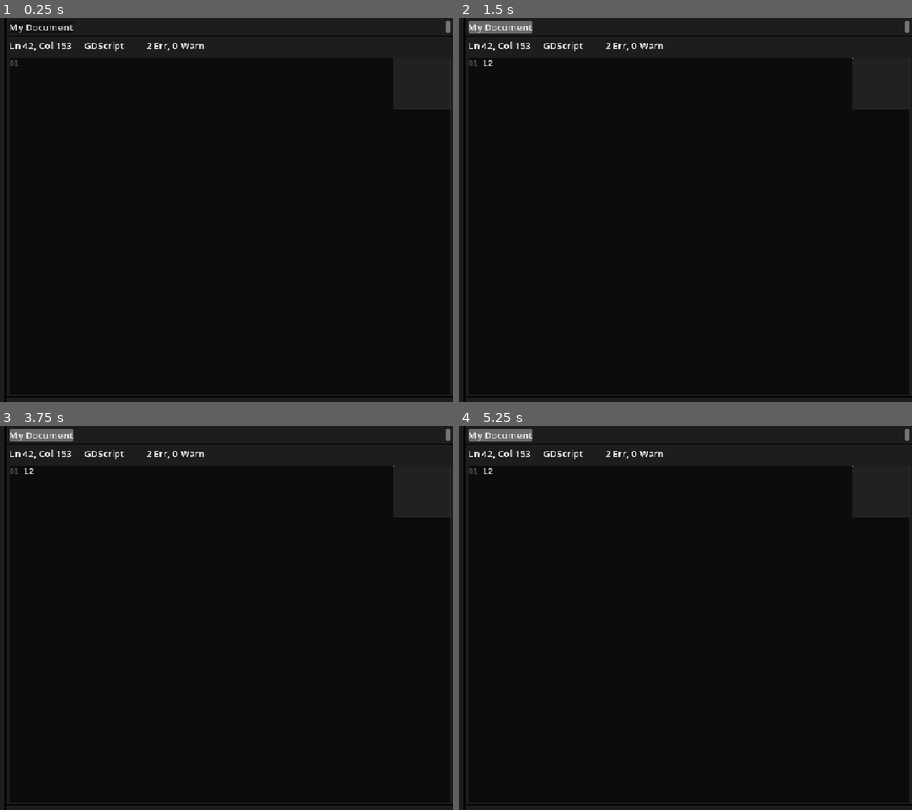
Above: before the commit, frames 1-4 (two rows, left to right).
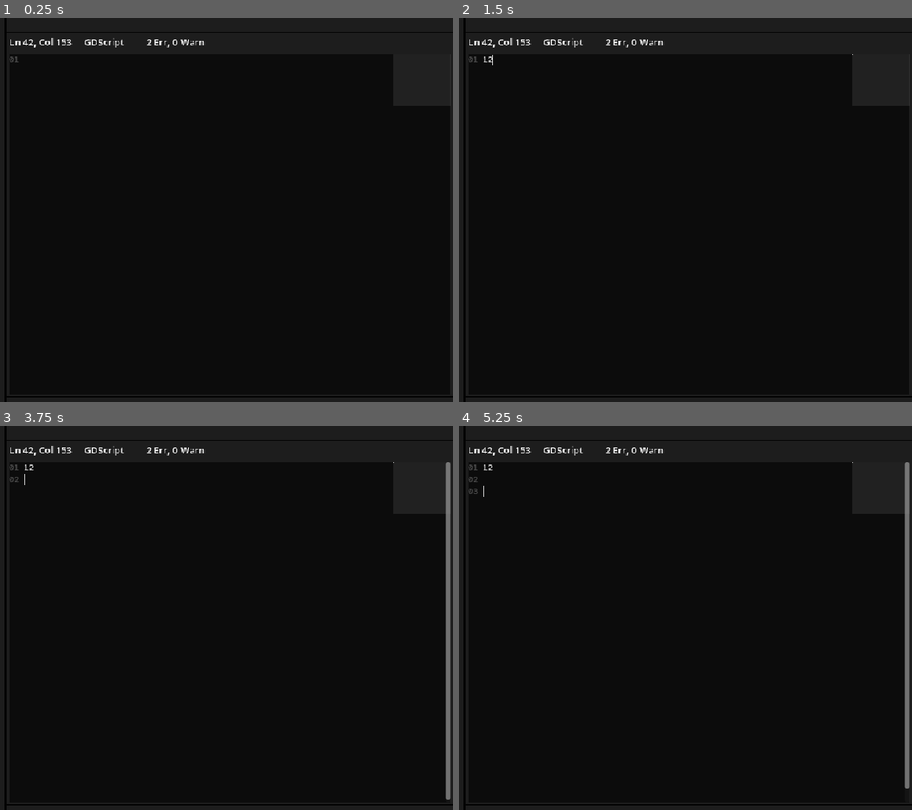
Above: after the commit, the same moments.

Repository: snuggyizme/Juice
Game: Godot game, scene res://scenes/main.tscn
The game is run twice, just before and just after one commit, with the same random seed, the same clock (stepped at 60 frames per second) and the same inputs. The project has no main scene, so this scene is started directly.
Inputs (mouse positions are in pixels of both pictures, inside the frame that each line leads up to):
- Up to frame 1 (0.25 s): no input
- Up to frame 2 (1.5 s): click (690, 225) at 0.52 s; type "12" at 0.6 s; click (499, 25) at 1.25 s, where only the run before the commit has a clickable "My Document"
- Up to frame 3 (3.75 s): click (40, 433) at 2 s, where only the run before the commit has a clickable "My Document"; click (40, 433) at 2.75 s, where only the run before the commit has a clickable "My Document"; tap Enter at 3.5 s
- Up to frame 4 (5.25 s): tap Space at 4.25 s; tap Enter at 5 s

The runs differ from the first frame. In frame 1, 1.0% of the frame differs, in the area x 1-100%, y 0-13%; in frame 2, 1.3%; in frame 3, 2.4%, in the area x 1-100%, y 0-98%; in frame 4, 2.3%.

Commit message:
Tab bar?

Diff:
--- a/resources/theme.tres
+++ b/resources/theme.tres
@@ -3,6 +3,8 @@
 [ext_resource type="FontFile" uid="uid://clya564f0nuli" path="res://fonts/DM Mono/DMMono-Medium.ttf" id="1_d4nwg"]
 
 [sub_resource type="StyleBoxFlat" id="StyleBoxFlat_d4nwg"]
+content_margin_left = 2.0
+content_margin_right = 2.0
 bg_color = Color(0.40306062, 0.15934822, 0.21465072, 1)
 corner_radius_top_left = 12
 corner_radius_top_right = 12
@@ -11,6 +13,8 @@
 corner_detail = 1
 
 [sub_resource type="StyleBoxFlat" id="StyleBoxFlat_7ct1h"]
+content_margin_left = 2.0
+content_margin_right = 2.0
 bg_color = Color(0.41981313, 0.41981313, 0.4198131, 1)
 corner_radius_top_left = 3
 corner_radius_top_right = 3
@@ -19,7 +23,19 @@
 corner_detail = 1
 
 [sub_resource type="StyleBoxFlat" id="StyleBoxFlat_b751m"]
+content_margin_left = 2.0
+content_margin_right = 2.0
 bg_color = Color(0.07683595, 0.07683576, 0.0768358, 1)
+corner_radius_top_left = 3
+corner_radius_top_right = 3
+corner_radius_bottom_right = 3
+corner_radius_bottom_left = 3
+corner_detail = 1
+
+[sub_resource type="StyleBoxFlat" id="StyleBoxFlat_owntx"]
+content_margin_left = 2.0
+content_margin_right = 2.0
+bg_color = Color(0.6748146, 0.67481464, 0.6748144, 1)
 corner_radius_top_left = 3
 corner_radius_top_right = 3
 corner_radius_bottom_right = 3
@@ -39,9 +55,12 @@
 bg_color = Color(0.047557652, 0.047557652, 0.047557607, 1)
 
 [resource]
+Button/font_sizes/font_size = 12
+Button/fonts/font = ExtResource("1_d4nwg")
 Button/styles/disabled = SubResource("StyleBoxFlat_d4nwg")
 Button/styles/hover = SubResource("StyleBoxFlat_7ct1h")
 Button/styles/normal = SubResource("StyleBoxFlat_b751m")
+Button/styles/pressed = SubResource("StyleBoxFlat_owntx")
 PanelContainer/styles/panel = SubResource("StyleBoxFlat_0wfyh")
 TextEdit/constants/caret_width = 2
 TextEdit/constants/line_spacing = 2
--- a/scenes/main.tscn
+++ b/scenes/main.tscn
@@ -1,8 +1,13 @@
 [gd_scene format=3 uid="uid://csy8r200e1f7g"]
 
-[ext_resource type="PackedScene" uid="uid://bg4futg6h6k16" path="res://scenes/tab.tscn" id="1_0wfyh"]
 [ext_resource type="Theme" uid="uid://dlvqu8wgt2a0l" path="res://resources/theme.tres" id="1_o5qli"]
 [ext_resource type="Script" uid="uid://dmuupry541g0i" path="res://scripts/main.gd" id="1_sugp2"]
+
+[sub_resource type="StyleBoxFlat" id="StyleBoxFlat_sugp2"]
+content_margin_left = 4.0
+content_margin_top = 4.0
+content_margin_right = 4.0
+bg_color = Color(0.1148968, 0.11489681, 0.1148968, 1)
 
 [node name="Main" type="Control" unique_id=1994392008]
 layout_mode = 3
@@ -33,17 +38,16 @@
 theme_override_constants/separation = 1
 
 [node name="TopBar" type="PanelContainer" parent="HBoxContainer/RHS" unique_id=1192374694]
-custom_minimum_size = Vector2(0, 30)
+custom_minimum_size = Vector2(0, 24)
 layout_mode = 2
 theme = ExtResource("1_o5qli")
+theme_override_styles/panel = SubResource("StyleBoxFlat_sugp2")
 
 [node name="ScrollContainer" type="ScrollContainer" parent="HBoxContainer/RHS/TopBar" unique_id=608221171]
 layout_mode = 2
+horizontal_scroll_mode = 3
 
 [node name="HBoxContainer" type="HBoxContainer" parent="HBoxContainer/RHS/TopBar/ScrollContainer" unique_id=388543166]
-layout_mode = 2
-
-[node name="Button" parent="HBoxContainer/RHS/TopBar/ScrollContainer/HBoxContainer" unique_id=1963597676 instance=ExtResource("1_0wfyh")]
 layout_mode = 2
 
 [node name="InfoBar" type="PanelContainer" parent="HBoxContainer/RHS" unique_id=627042414]
@@ -83,3 +87,11 @@
 [node name="Terminal" type="PanelContainer" parent="HBoxContainer/RHS" unique_id=2050900796]
 layout_mode = 2
 theme = ExtResource("1_o5qli")
+
+[node name="FileDialog" type="FileDialog" parent="." unique_id=565214070]
+title = "Open File(s)"
+file_mode = 1
+access = 2
+use_native_dialog = true
+
+[connection signal="files_selected" from="FileDialog" to="." method="_onFilesSelected"]
--- a/scenes/tab.tscn
+++ b/scenes/tab.tscn
@@ -2,8 +2,45 @@
 
 [ext_resource type="Theme" uid="uid://dlvqu8wgt2a0l" path="res://resources/theme.tres" id="1_ivfkk"]
 
+[sub_resource type="StyleBoxFlat" id="StyleBoxFlat_ivfkk"]
+content_margin_left = 2.0
+content_margin_right = 2.0
+bg_color = Color(0.07683595, 0.07683576, 0.0768358, 1)
+corner_radius_top_left = 3
+corner_radius_top_right = 3
+corner_detail = 1
+
+[sub_resource type="StyleBoxFlat" id="StyleBoxFlat_ehfsu"]
+content_margin_left = 2.0
+content_margin_right = 2.0
+bg_color = Color(0.6748146, 0.67481464, 0.6748144, 1)
+corner_radius_top_left = 3
+corner_radius_top_right = 3
+corner_detail = 1
+
+[sub_resource type="StyleBoxFlat" id="StyleBoxFlat_b8pty"]
+content_margin_left = 2.0
+content_margin_right = 2.0
+bg_color = Color(0.41981313, 0.41981313, 0.4198131, 1)
+corner_radius_top_left = 3
+corner_radius_top_right = 3
+corner_detail = 1
+
+[sub_resource type="StyleBoxFlat" id="StyleBoxFlat_f8jpb"]
+content_margin_left = 2.0
+content_margin_right = 2.0
+bg_color = Color(0.40306062, 0.15934822, 0.21465072, 1)
+corner_radius_top_left = 3
+corner_radius_top_right = 3
+corner_detail = 1
+
 [node name="Button" type="Button" unique_id=1963597676]
+custom_minimum_size = Vector2(40, 20)
 offset_right = 8.0
 offset_bottom = 8.0
 theme = ExtResource("1_ivfkk")
+theme_override_styles/normal = SubResource("StyleBoxFlat_ivfkk")
+theme_override_styles/pressed = SubResource("StyleBoxFlat_ehfsu")
+theme_override_styles/hover = SubResource("StyleBoxFlat_b8pty")
+theme_override_styles/disabled = SubResource("StyleBoxFlat_f8jpb")
 text = "My Document"
--- /dev/null
+++ b/scripts/document.gd
@@ -0,0 +1,5 @@
+class_name Document extends RefCounted
+
+var name: String = "New Script"
+var text: String
+var path: String
--- a/scripts/main.gd
+++ b/scripts/main.gd
@@ -1,7 +1,41 @@
 class_name Main extends Control
+
+var docs: Array[Document]
+var docIndex: int
+
+@onready var fileDialog: FileDialog = $FileDialog
 
 func _input(event: InputEvent) -> void:
 	if event.is_action_pressed("save"):
-		pass
+		save()
 	elif event.is_action_pressed("open"):
-		pass
+		open()
+
+func _onFilesSelected(pathsPacked: PackedStringArray) -> void:
+	var paths: Array[String] = pathsPacked
+	var newDocs: Array[Document] = []
+	for i: String in paths:
+		var document := Document.new()
+		document.name = i.get_file()
+		document.text = FileAccess.get_file_as_string(i)
+		document.path = i
+		newDocs.append(document)
+
+	for i: Document in newDocs:
+		if i in docs:
+			continue
+
+		docs.append(i)
+		addDocumentTab(i)
+
+func save() -> void:
+	var doc: Document = docs[docIndex]
+	var file := FileAccess.open(doc.path, FileAccess.WRITE)
+	if file:
+		file.store_string(doc.text)
+
+func open() -> void:
+	fileDialog.popup_centered()
+
+func addDocumentTab(doc: Document) -> void:
+	pass
Not shown, added: scripts/document.gd.uid
